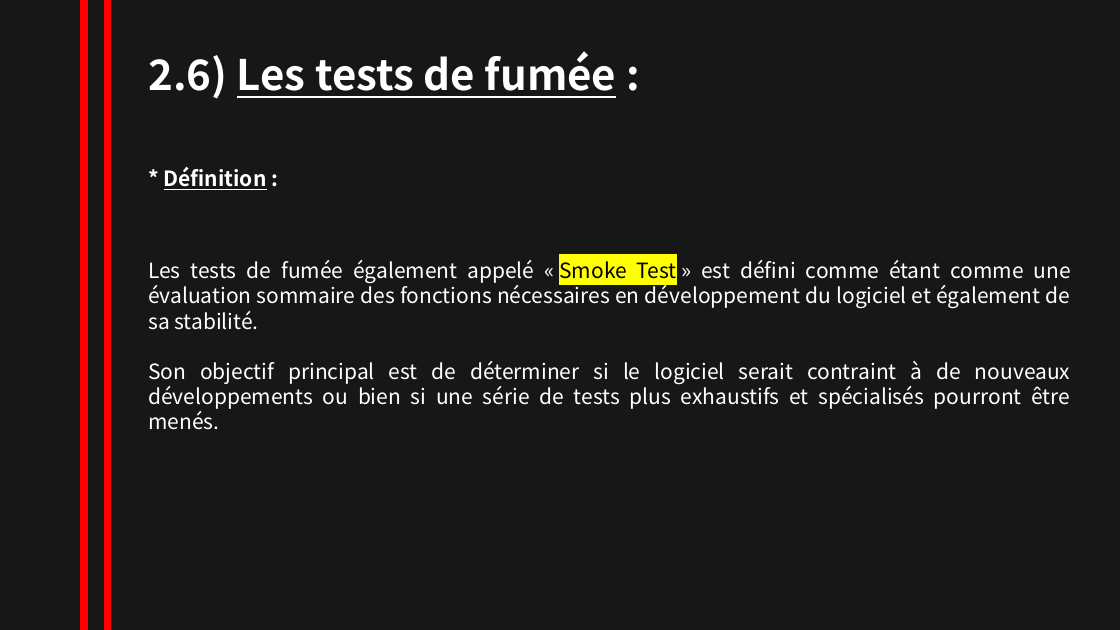
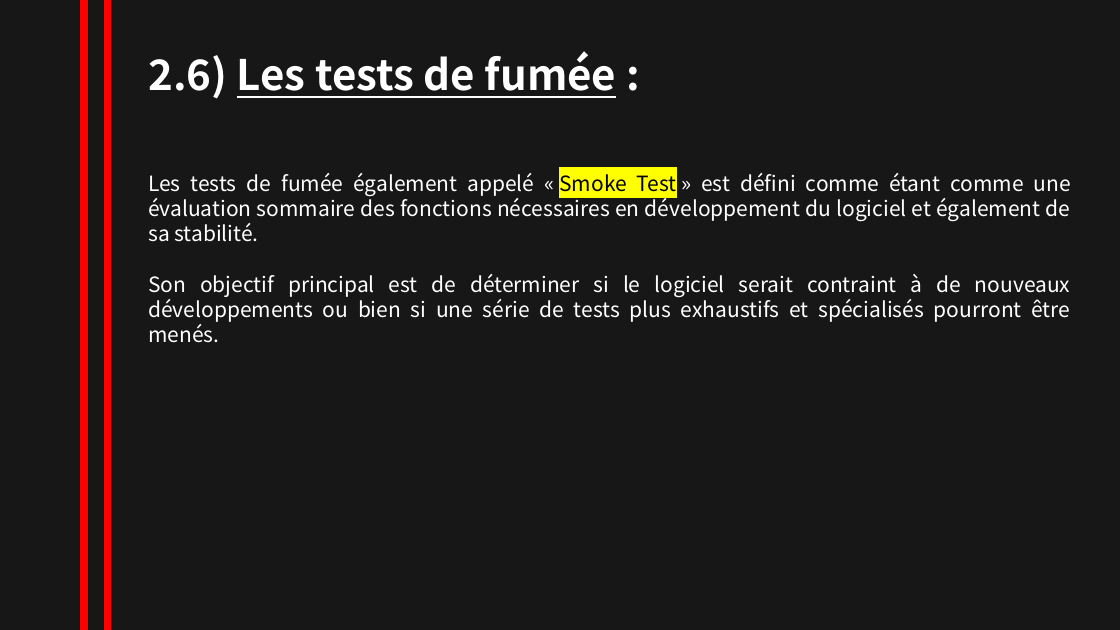
Before and after one commit to NesrineZitouni11/nesrine_zitouni, a slide deck: slide 16 of TRAVAUX/powerpointRevisionISTQB.pptx. Drawn at 1120x630 pixels with LibreOffice and Linux fonts; fonts in the diff are those of the drawing. Boxes give left, top, right and bottom in pixels: in the first picture for what was removed or moved away, otherwise in the second. Text is boxed around its words. In the diff, an @@ line names an element or a change of style, - is before the commit and + after.

```diff
--- a/TRAVAUX/powerpointRevisionISTQB.pptx
+++ b/TRAVAUX/powerpointRevisionISTQB.pptx
@@ text "Les tests de fumée également ...": place and size @@
-text "Les tests de fumée également ..." at (148,260,1071,430)
+text "Les tests de fumée également ..." at (148,173,1071,343)
@@ text removed at (164,167,267,190) @@
-* Définition :
```
Also in this commit, not shown: 11 other slides changed, 6 slides added, 1 slide removed.
